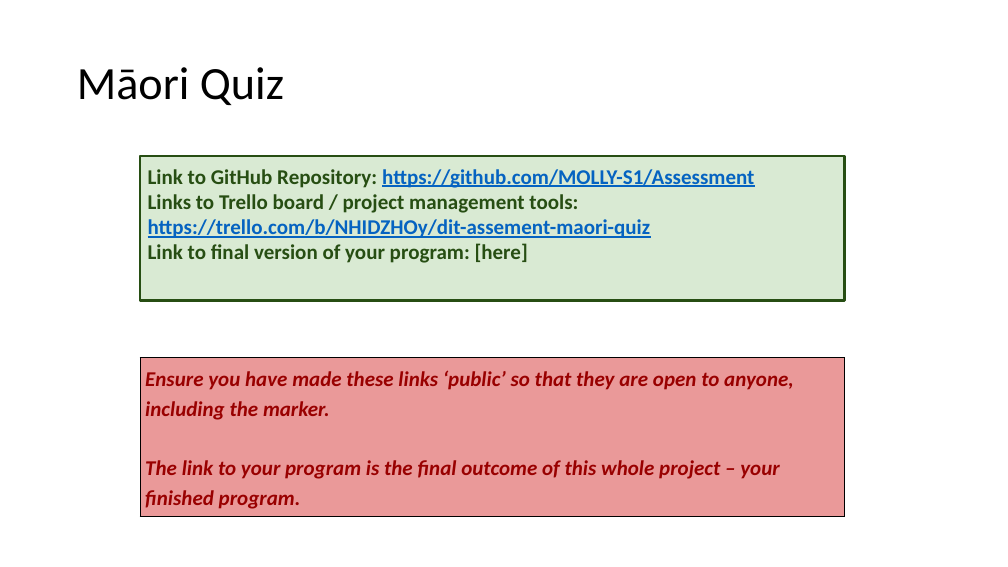
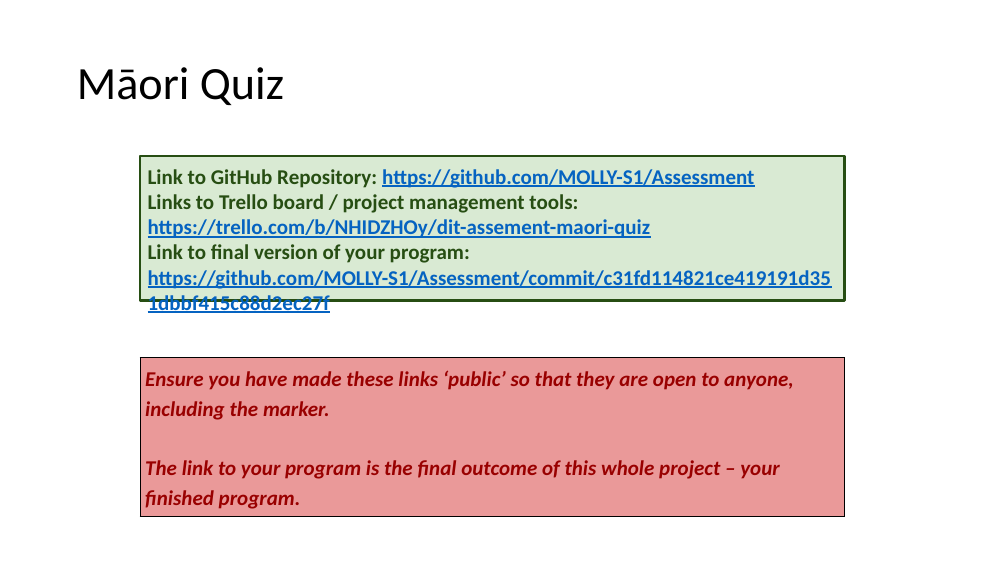
Before and after one commit to MOLLY-S1/Assessment, a slide deck: slide 2 of AS91883(1.7) & AS91884(1.8) Documentation.pptx. Drawn at 1008x567 pixels with LibreOffice and Linux fonts; fonts in the diff are those of the drawing. Boxes give left, top, right and bottom in pixels: in the first picture for what was removed or moved away, otherwise in the second. Text is boxed around its words. In the diff, an @@ line names an element or a change of style, - is before the commit and + after.

```diff
--- a/AS91883(1.7) & AS91884(1.8) Documentation.pptx
+++ b/AS91883(1.7) & AS91884(1.8) Documentation.pptx
@@ text in rectangle at (x1=148, y1=244, x2=831, y2=289): text changed; text colour #274E13 to #0563C1 @@
-Link to final version of your program: [here]
+Link to final version of your program: https://github.com/MOLLY-S1/Assessment/commit/c31fd114821ce419191d351dbbf415c88d2ec27f
```
Also in this commit, not shown: 4 other slides changed, 1 slide added, 1 other file.
